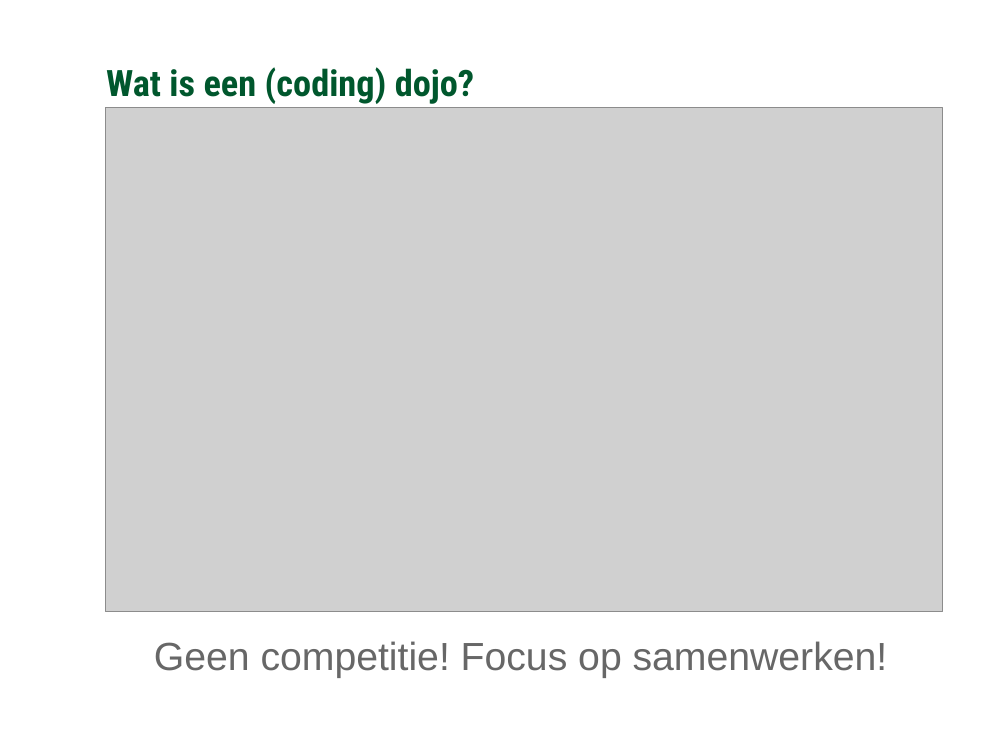
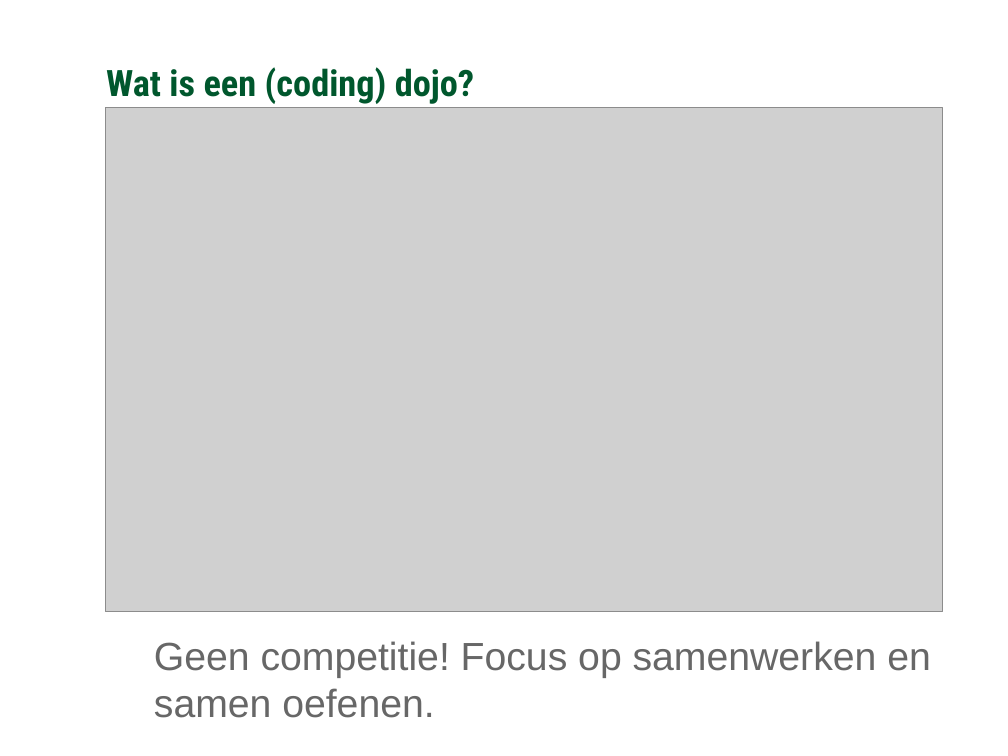
Before and after one commit to Ozindar/GCUnitTestDojo, a slide deck: slide 5 of Algemeen over Dojos/Coding Dojo.pptx. Drawn at 1008x756 pixels with LibreOffice and Linux fonts; fonts in the diff are those of the drawing; grey boxes stand for pictures; background and template pictures are left out. Boxes give left, top, right and bottom in pixels: in the first picture for what was removed or moved away, otherwise in the second. Text is boxed around its words. In the diff, an @@ line names an element or a change of style, - is before the commit and + after.

Commit message:
Updated powerpoint

```diff
--- a/Algemeen over Dojos/Coding Dojo.pptx
+++ b/Algemeen over Dojos/Coding Dojo.pptx
@@ text at bbox=[154, 641, 931, 718]: text changed @@
-Geen competitie! Focus op samenwerken!
+Geen competitie! Focus op samenwerken en samen oefenen.
```
Also in this commit, not shown: 1 other slide changed.
